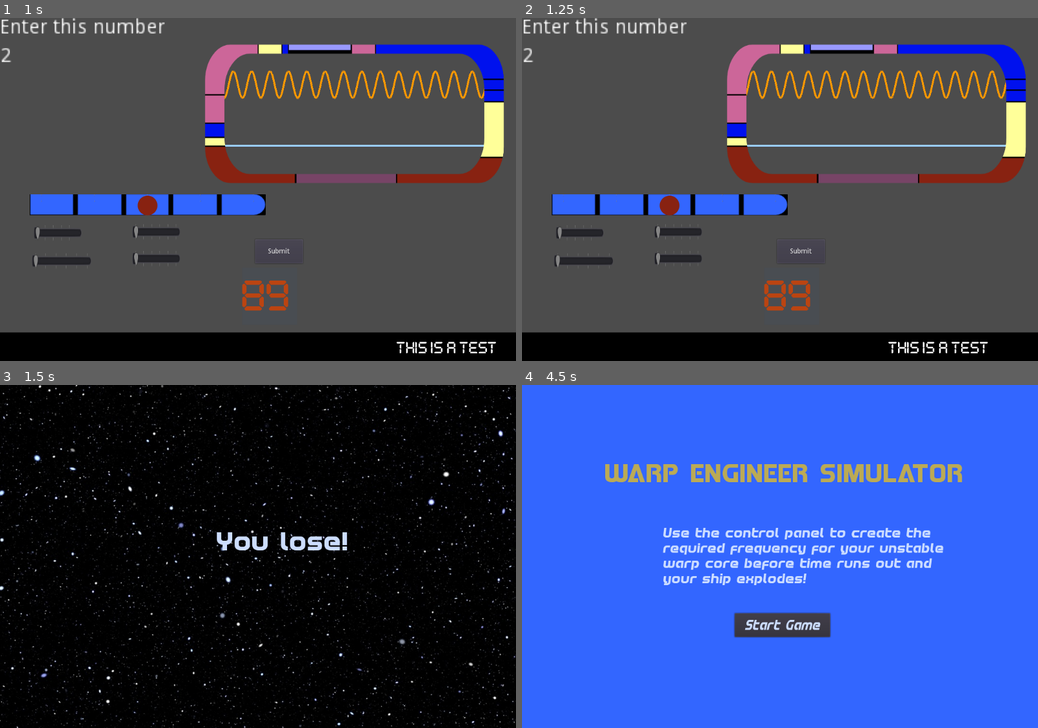
Above: before the commit, frames 1-4 (two rows, left to right).
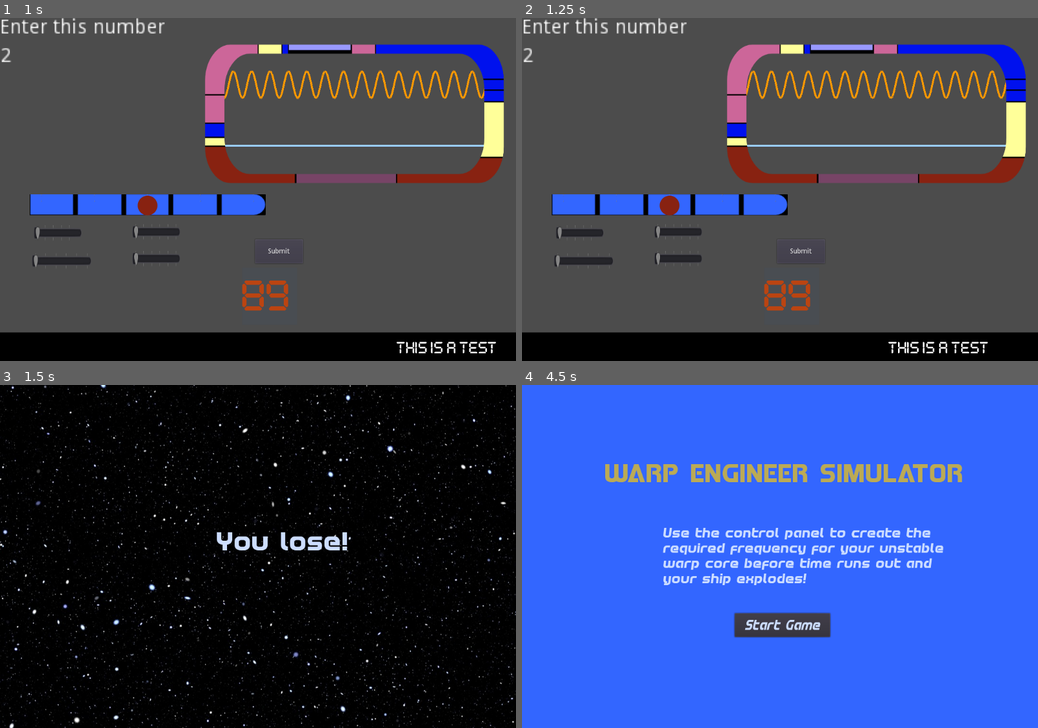
Above: after the commit, the same moments.

Repository: squiggle-at-squiggle/LDJam49
Game: Godot game, scene res://Scenes/Main.tscn
The game is run twice, just before and just after one commit, with the same random seed, the same clock (stepped at 60 frames per second) and the same inputs.
Inputs:
- Up to frame 1 (1 s): click "Start Game" at 0.5 s
- Up to frame 2 (1.25 s): no input
- Up to frame 3 (1.5 s): click "Submit" at 1.25 s
- Up to frame 4 (4.5 s): click "Submit" at 2 s; click "Submit" at 2.75 s; tap Enter at 3.5 s; tap Space at 4.25 s

Frames 1-2 are identical in both runs. In frame 3, 6.1% of the frame differs, in the area x 0-100%, y 0-100%; in frame 4, nothing differs.

Commit message:
Fixed the issue with alarm going off when the game was no longer active (#33)
* Fixed the issue with alarm going off when the game was no longer active

* reverted testing change

Diff:
--- a/Code/Countdown.gd
+++ b/Code/Countdown.gd
@@ -38,6 +38,12 @@
 	if !$AudioStreamPlayer.playing:
 		$AudioStreamPlayer.play()
 
+
 func alarm_off():
 	if $AudioStreamPlayer.playing:
 		$AudioStreamPlayer.stop()
+
+
+func turn_off():
+	$AudioStreamPlayer.stop()
+	active = false
--- a/Code/Main.gd
+++ b/Code/Main.gd
@@ -25,6 +25,7 @@
 
 func LoseGame():
 	$EngineNoise.stop()
+	$Countdown.turn_off()
 	get_tree().call_group("puzzle", "queue_free")
 	$EndScreen.SetText("You lose!")
 	$EndScreen/Control.show()
@@ -35,6 +36,7 @@
 
 func WinGame():
 	$EngineNoise.stop()
+	$Countdown.turn_off()
 	get_tree().call_group("puzzle", "queue_free")
 	$Countdown.stop_timer()
 	$EndScreen.SetText("You win!")
--- a/Scenes/EndScreen.tscn
+++ b/Scenes/EndScreen.tscn
@@ -21,7 +21,7 @@
 }
 
 [node name="ColorRect" type="Sprite" parent="Control"]
-position = Vector2( 313.719, 129.243 )
+position = Vector2( 554.052, 400.587 )
 texture = ExtResource( 5 )
 
 [node name="MessageText" type="Label" parent="Control"]
